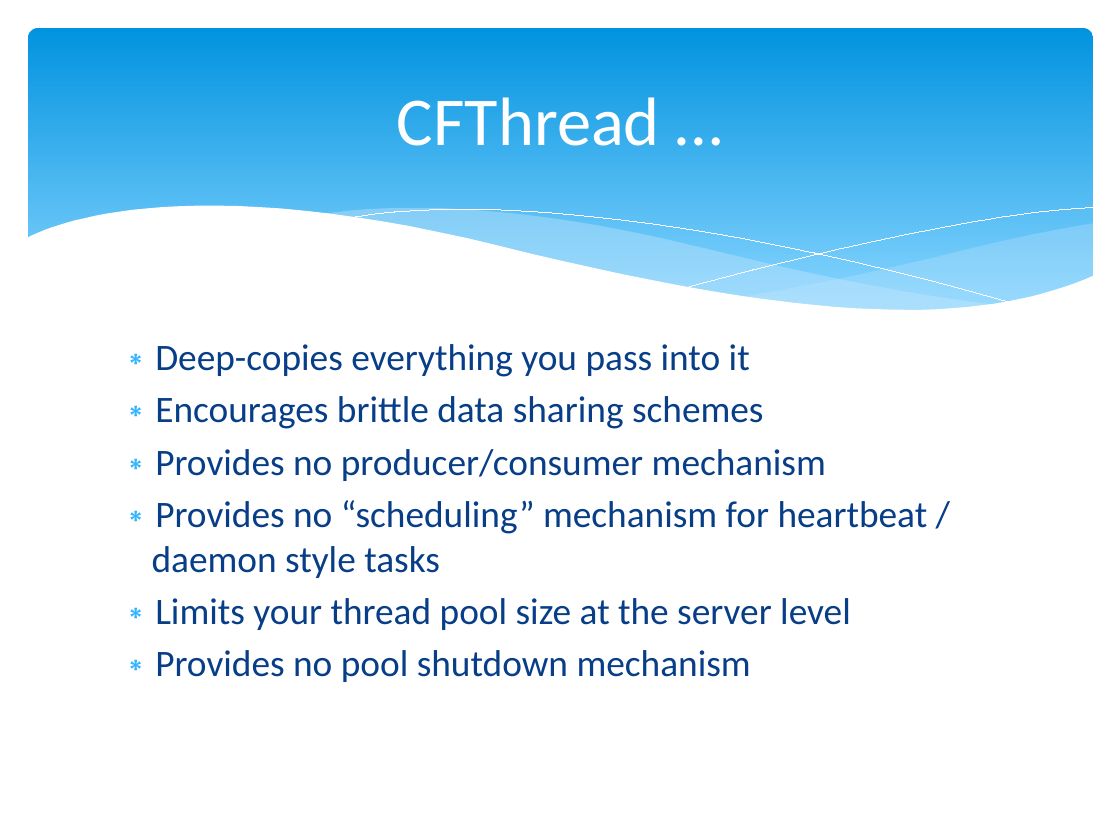
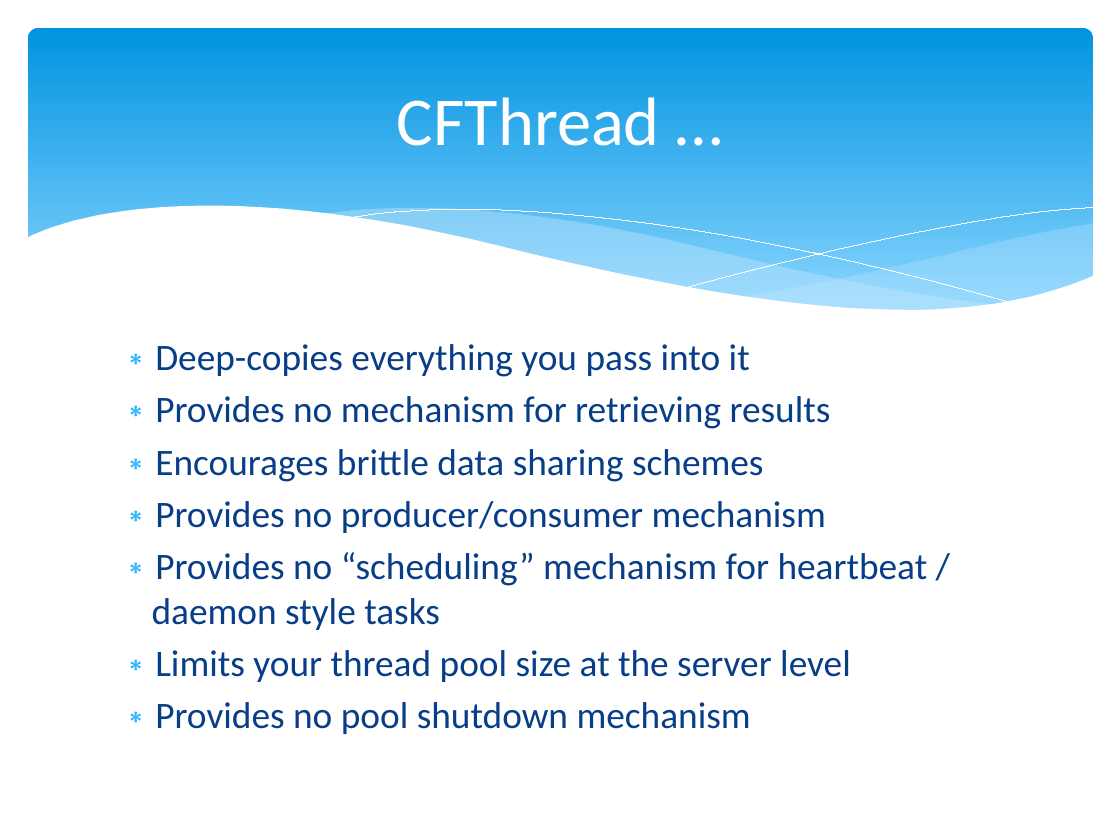
Before and after one commit to marcesher/mxunit-cfmeetups, a slide deck: slide 25 of CFObjective_2012_Concurrency/preso/concurrency_zen.pptx (slide 23 before the commit). Drawn at 1120x840 pixels with LibreOffice and Linux fonts; fonts in the diff are those of the drawing. Boxes give left, top, right and bottom in pixels: in the first picture for what was removed or moved away, otherwise in the second. Text is boxed around its words. In the diff, an @@ line names an element or a change of style, - is before the commit and + after.

Commit message:
more

```diff
--- a/CFObjective_2012_Concurrency/preso/concurrency_zen.pptx
+++ b/CFObjective_2012_Concurrency/preso/concurrency_zen.pptx
@@ text at [155,396,831,429]: paragraph added @@
+∗ Provides no mechanism for retrieving results
```
Also in this commit, not shown: 6 slides added.
